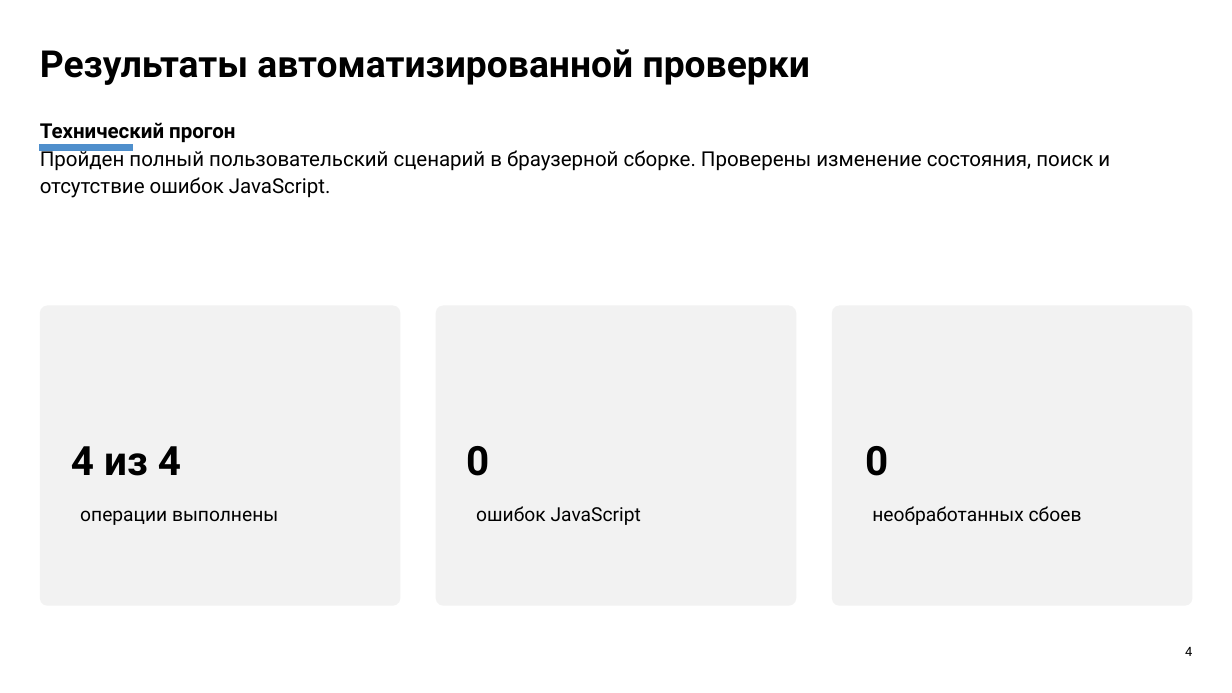
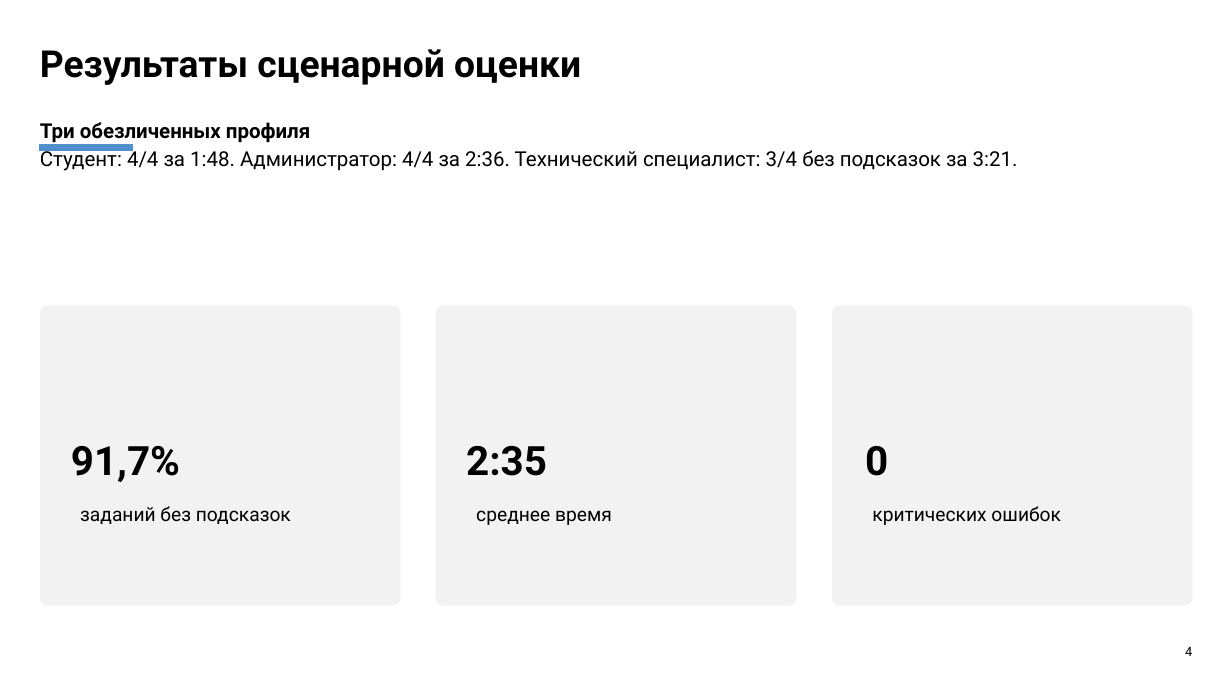
Before and after one commit to lattelix/druzhba-notes-practice, a slide deck: slide 4 of materials/ПП1_Презентация_кейс_5_Дружба_Notes.pptx. Drawn at 1232x693 pixels with LibreOffice and Linux fonts; fonts in the diff are those of the drawing. Boxes give left, top, right and bottom in pixels: in the first picture for what was removed or moved away, otherwise in the second. Text is boxed around its words. In the diff, an @@ line names an element or a change of style, - is before the commit and + after.

```diff
--- a/materials/ПП1_Презентация_кейс_5_Дружба_Notes.pptx
+++ b/materials/ПП1_Презентация_кейс_5_Дружба_Notes.pptx
@@ text at <box>40,49,581,85</box>: text changed @@
-Результаты автоматизированной проверки
+Результаты сценарной оценки
@@ text at <box>40,122,1018,171</box>: text changed @@
-Технический прогон
-Пройден полный пользовательский сценарий в браузерной сборке. Проверены изменение состояния, поиск и отсутствие ошибок JavaScript.
+Три обезличенных профиля
+Студент: 4/4 за 1:48. Администратор: 4/4 за 2:36. Технический специалист: 3/4 без подсказок за 3:21.
@@ text at <box>71,446,180,482</box>: text changed @@
-4 из 4
+91,7%
@@ text at <box>466,446,547,476</box>: text changed @@
-0
+2:35
@@ text at <box>80,506,291,524</box>: text changed @@
-операции выполнены
+заданий без подсказок
@@ text at <box>872,506,1061,525</box>: text changed @@
-необработанных сбоев
+критических ошибок
@@ text at <box>476,510,612,525</box>: text changed @@
-ошибок JavaScript
+среднее время
```
Also in this commit, not shown: 3 other slides changed, 1 slide added, 1 slide removed.
